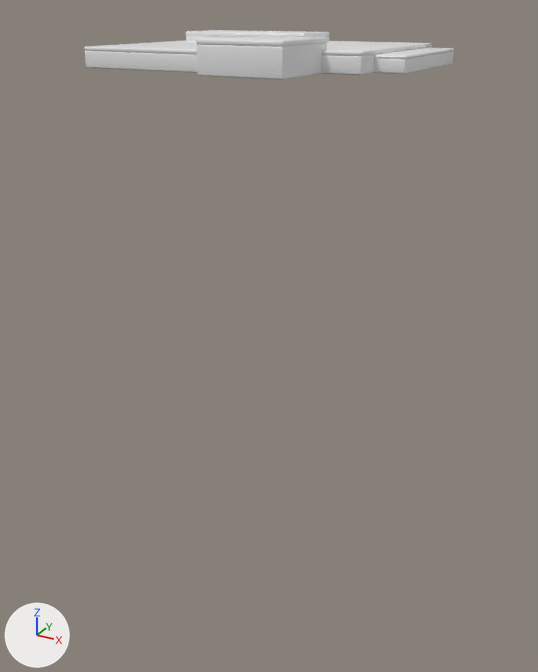
The FBX model Assets/Art/Models/Enviro/Modules/RockGround_01b.fbx as it was, and as the next commit left it.
Camera for both pictures: a 50 mm camera at (-16.4, -62.1, 4.2) aimed at (-47.0, -6.4, -23.7). Every picture has the same lights, and +X, +Y and +Z are marked at lower left. Where no turn or scale is listed for an object, it has been applied to the vertices. Vertices at the same position are counted once.
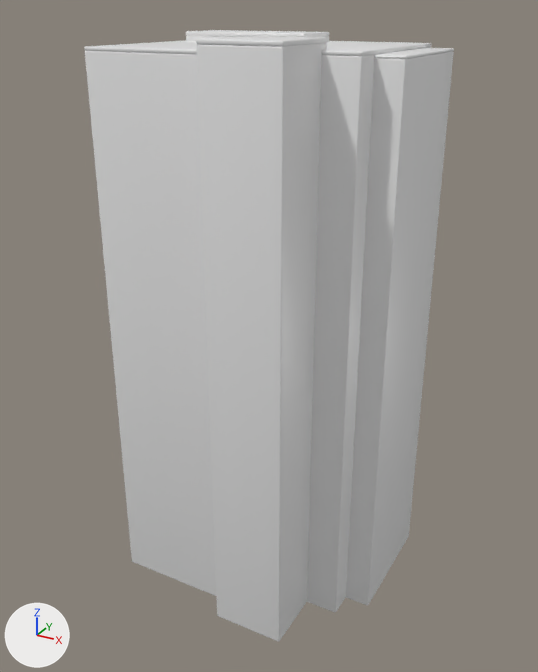
Diff of the bpy script that builds the scene:
```diff
--- a/Assets/Art/Models/Enviro/Modules/RockGround_01b.fbx.py
+++ b/Assets/Art/Models/Enviro/Modules/RockGround_01b.fbx.py
@@ me_cube_116 @@
 me_cube_116.from_pydata(...)  # 1232 vertices, 1258 faces; spans x -10.9..12.6, y -11.3..13.7, z 0.0..2.3
 # used by ob_cube_003; location = (-47.0, -6.6, 0.0)
+# me_cube_116 part 1: all 315 vertices in x -10.9..12.6, y -11.3..13.7, z 0.0..0.1 are moved by (0.0, 0.0, -47.6)
 me_cube_116.materials.append(mat_material)
```

Changed parts and their boxes [x1, y1, x2, y2] in the pictures (538 x 672 px; the box of a moved part takes in the faces that stretch with it):
'Cube.003', reshaped (1102% taller)
    before: [84, 30, 454, 80]
    after: [84, 30, 454, 642]
part 1 of me_cube_116, moved or reshaped
    before: [85, 57, 453, 80]
    after: [85, 57, 453, 642]
